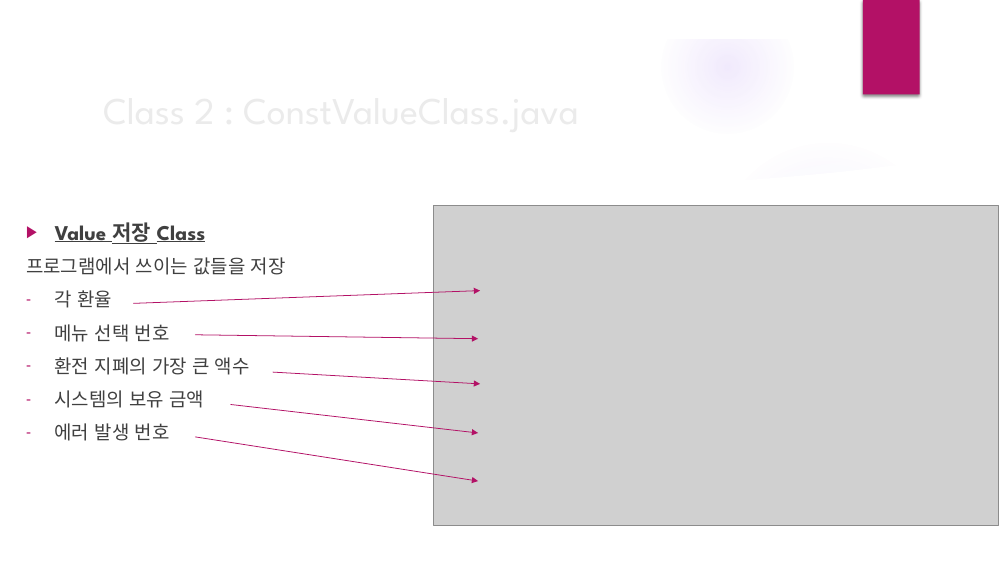
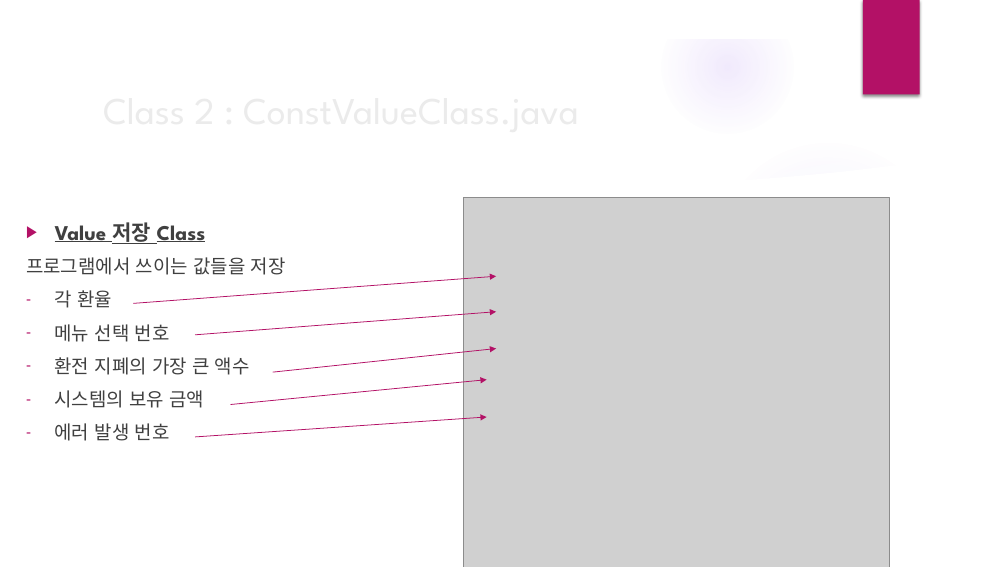
Before and after one commit to minjae1030/ExchangeSystem, a slide deck: slide 5 of 04_김민재_자바심화_환전시스템.pptx. Drawn at 1008x567 pixels with LibreOffice and Linux fonts; fonts in the diff are those of the drawing; grey boxes stand for pictures; background and template pictures are left out. Boxes give left, top, right and bottom in pixels: in the first picture for what was removed or moved away, otherwise in the second. Text is boxed around its words. In the diff, an @@ line names an element or a change of style, - is before the commit and + after.

Commit message:
Modified PPT

```diff
--- a/04_김민재_자바심화_환전시스템.pptx
+++ b/04_김민재_자바심화_환전시스템.pptx
@@ picture: place and size @@
-picture at [433,206,999,526]
+picture at [464,197,889,567]
@@ arrow moved from (134, 303) - (480, 290) to (134, 303) - (496, 276) @@
@@ arrow moved from (195, 335) - (478, 339) to (195, 335) - (496, 312) @@
@@ arrow moved from (273, 372) - (480, 384) to (273, 372) - (496, 349) @@
@@ arrow moved from (231, 405) - (478, 433) to (231, 405) - (487, 380) @@
@@ arrow moved from (195, 437) - (478, 481) to (195, 437) - (487, 417) @@
```
Also in this commit, not shown: 9 other slides changed, 1 slide added.
